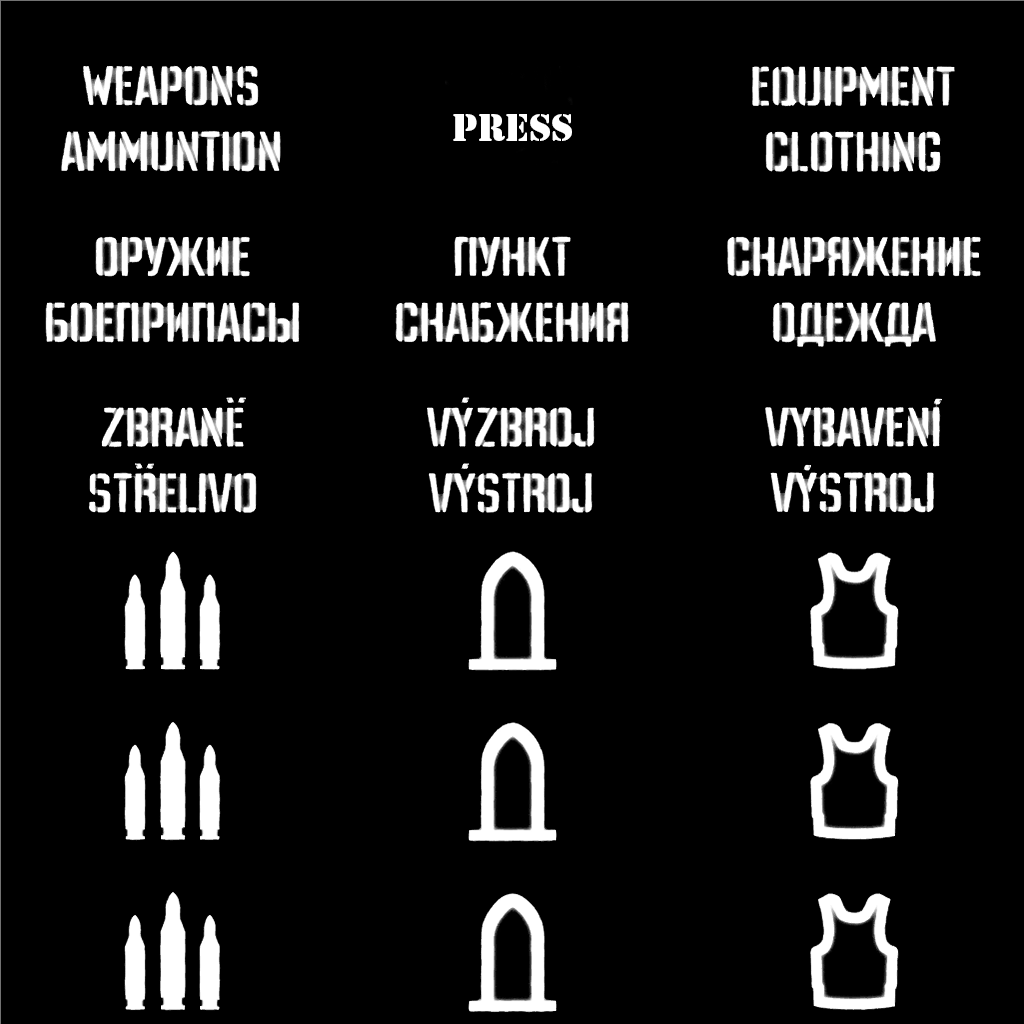
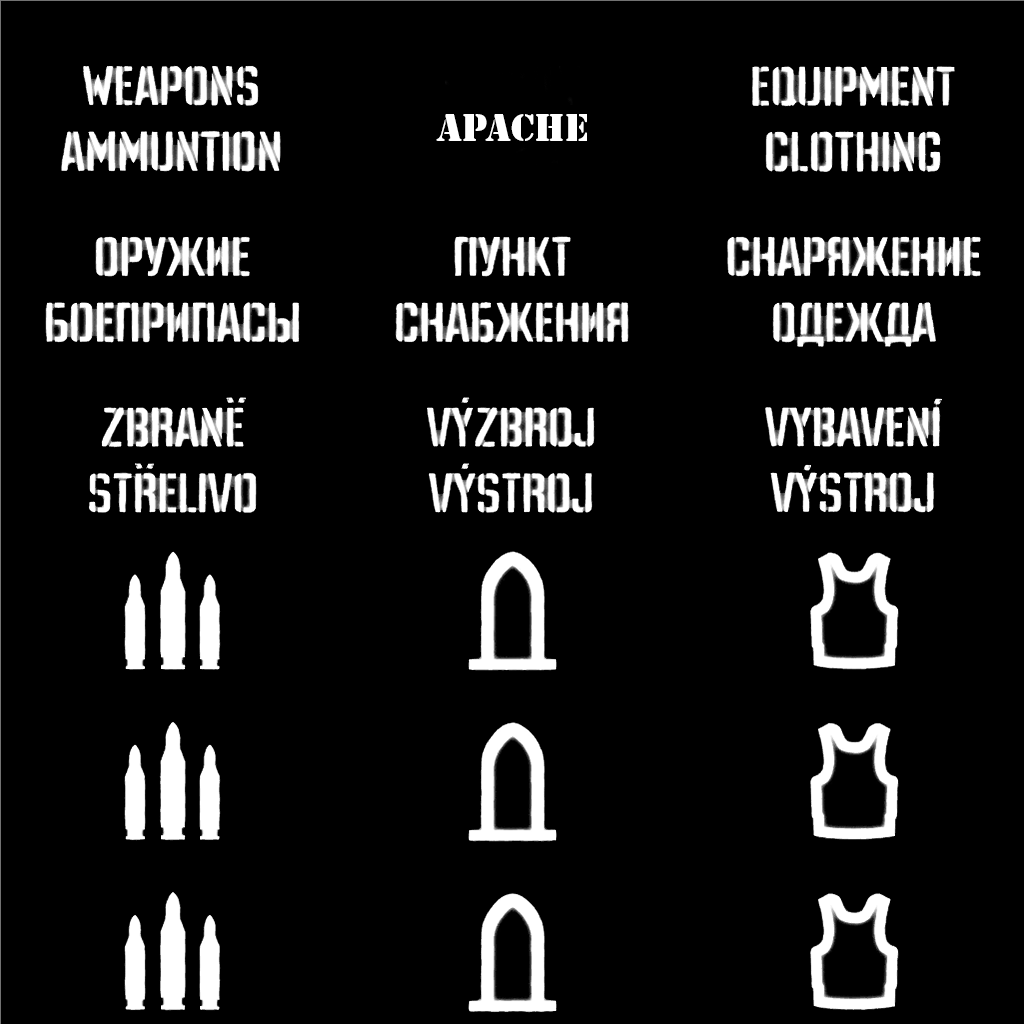
Layers edited between the first and the second 1024x1024 image:
hid "press" over [453, 114, 572, 141]
renamed "ABLE" to "APACHE", showed it, painted on it over [436, 114, 587, 141]